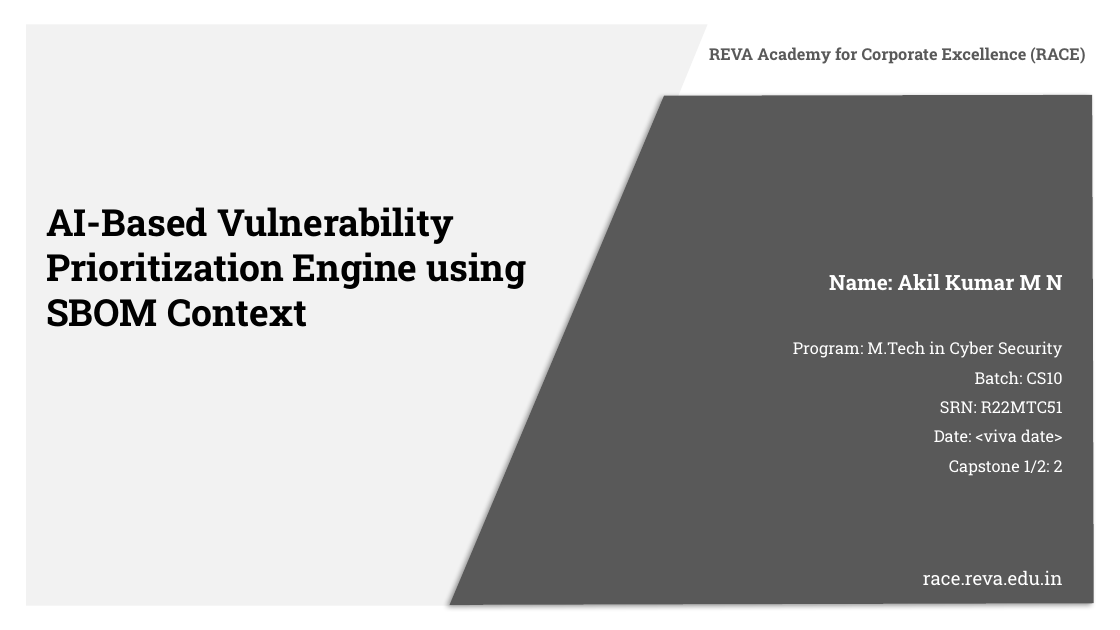
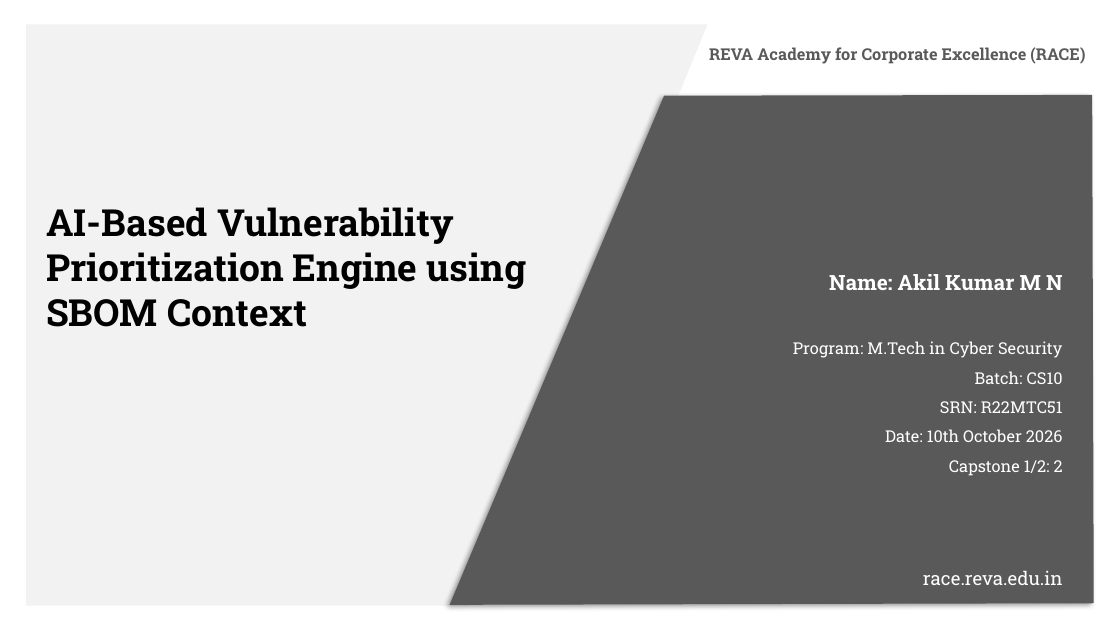
Before and after one commit to akilkumarmn/sbom-risk-engine, a slide deck: slide 1 of docs/deck/Cap2_SBOM_Risk_Engine_results.pptx. Drawn at 1120x630 pixels with LibreOffice and Linux fonts; fonts in the diff are those of the drawing; background and template pictures are left out. Boxes give left, top, right and bottom in pixels: in the first picture for what was removed or moved away, otherwise in the second. Text is boxed around its words. In the diff, an @@ line names an element or a change of style, - is before the commit and + after.

```diff
--- a/docs/deck/Cap2_SBOM_Risk_Engine_results.pptx
+++ b/docs/deck/Cap2_SBOM_Risk_Engine_results.pptx
@@ subtitle at [885, 429, 1063, 442]: text changed @@
-Date: <viva date>
+Date: 10th October 2026
```
Also in this commit, not shown: 15 other slides changed, 2 other files.
